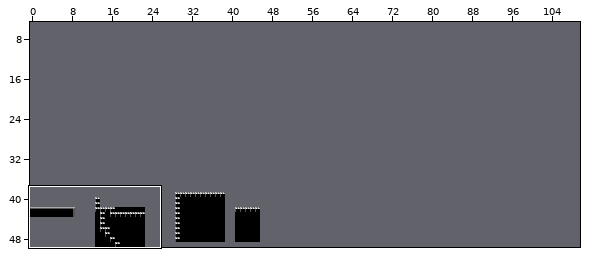
Level history. Tiled map: assets/levelOneMap.tmx. The picture above shows the old version from afar; the outline marks the close-up.
Close-up. As it was:
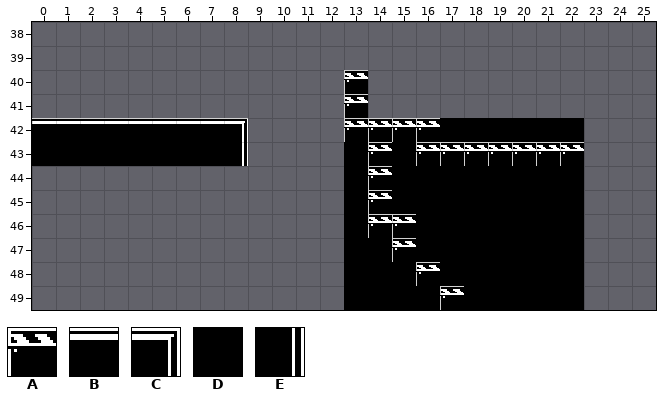
Cells are 16x16 px. Shown: x 0..25, y 38..49. The commit also changed other parts of the map, which this record leaves out. The old version is drawn lined up with the new one.
Key: from "onebittilemap_packed": A 190, B 358, C 359, D 378, E 379.
_ is an empty cell.
Layer "GroundLayer" before, first column x 0:
38 __________________________
39 __________________________
40 _____________A____________
41 _____________A____________
42 BBBBBBBBC____AAAADDDDDD___
43 DDDDDDDDE____DADAAAAAAA___
44 _____________DADDDDDDDD___
45 _____________DADDDDDDDD___
46 _____________DAADDDDDDD___
47 _____________DDADDDDDDD___
48 _____________DDDADDDDDD___
49 _____________DDDDADDDDD___
The same view after the edit:
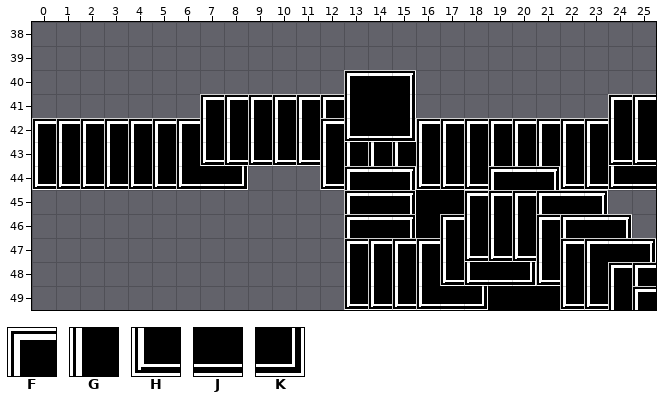
Further tiles: from "onebittilemap_packed": F 357, G 377, H 397, J 398, K 399.
Diff:
map size 48x25 -> 148x50 cells (old content now starts at 0,25; both pictures use the new coordinates)
Layer "GroundLayer":
Tile A gives way to tile B in rows 44 to 46 at x 14.
Tile D gives way to tile B in row 44 at x 20; in row 45 at x 22.
The edit adds tile B in row 40 at x 14; in row 46 at x 23; in row 47 at x 24.
Tile A gives way to tile C in row 46 at x 15.
Tile D gives way to tile C in row 44 at x 15 and 21; in row 45 at x 15.
The edit adds tile C in row 40 at x 15; in row 45 at x 23; in row 46 at x 24; in row 47 at x 25.
The edit adds tile D in row 41 at x 14.
The edit adds tile E in row 41 at x 15.
Tile A gives way to tile F in row 40 at x 13; in row 42 at x 16; in row 47 at x 15.
Tile B gives way to tile F in row 42 at x 0 to 6.
Tile D gives way to tile F in row 42 at x 17 to 22; in row 44 at x 13 and 19; in row 45 at x 13 and 18 to 21; in row 46 at x 13, 17 and 21 to 22; in row 47 at x 13 to 14, 16 and 22.
The edit adds tile F in row 41 at x 7 to 12 and 24 to 25; in row 42 at x 12 and 23; in row 47 at x 23; in row 48 at x 24 to 25; in row 49 at x 25.
Tile A gives way to tile G in row 41 at x 13; in row 43 at x 14 and 16 to 22; in row 48 at x 16.
Tile B gives way to tile G in row 42 at x 7.
Tile C gives way to tile G in row 42 at x 8.
Tile D gives way to tile G in row 43 at x 0 to 6, 13 and 15; in row 46 at x 18 to 20; in row 47 at x 17 and 21; in row 48 at x 13 to 15 and 22.
The edit adds tile G in row 42 at x 9 to 11 and 24 to 25; in row 43 at x 12 and 23; in row 48 at x 23; in row 49 at x 24.
Tile A gives way to tile H in row 42 at x 13.
Tile D gives way to tile H in row 43 at x 7; in row 44 at x 16 to 18 and 22; in row 47 at x 18 to 20; in row 48 at x 17 to 18 and 21; in row 49 at x 13 to 16 and 22.
Tile E gives way to tile H in row 43 at x 8.
The edit adds tile H in row 43 at x 9 to 11 and 24 to 25; in row 44 at x 0 to 6, 12 and 23 to 24; in row 49 at x 23.
Tile A gives way to tile J in row 42 at x 14; in row 49 at x 17.
Tile D gives way to tile J in row 48 at x 19.
The edit adds tile J in row 44 at x 7 and 25.
Tile A gives way to tile K in row 42 at x 15.
Tile D gives way to tile K in row 48 at x 20; in row 49 at x 18.
The edit adds tile K in row 44 at x 8.
Changed places in both close-ups, as pixel boxes (x1, y1, x2, y2):
changed: (32, 70, 656, 310)
